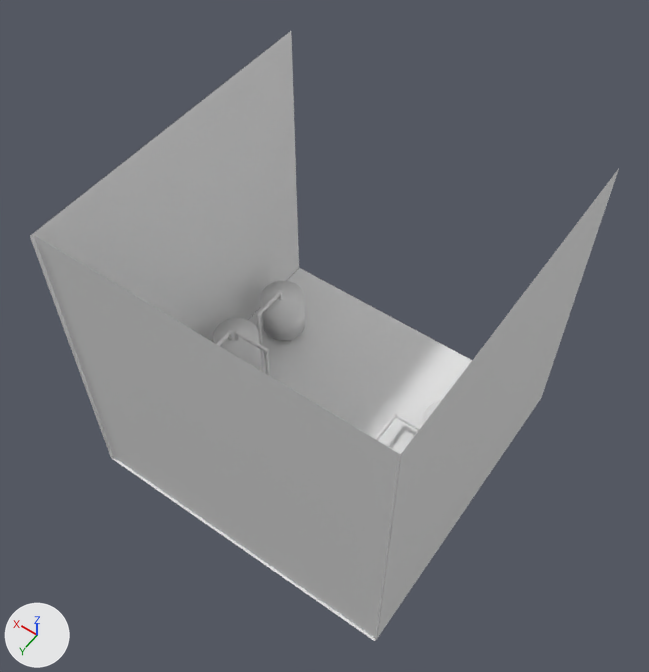
Before and after pictures for a commit that changed the Blender file digital_twin.blend.
The view is the same before and after, from a 50 mm camera at (-20.2, 29.3, 56.4) aimed at (0.3, 0.5, 11.2). Lighting does not change. The marker at lower left points along +X, +Y and +Z.

Names of what the first picture shows: 'back wall', 'feed tank A.002', 'feed tank A.004', 'floor', 'left wall', 'right wall'.
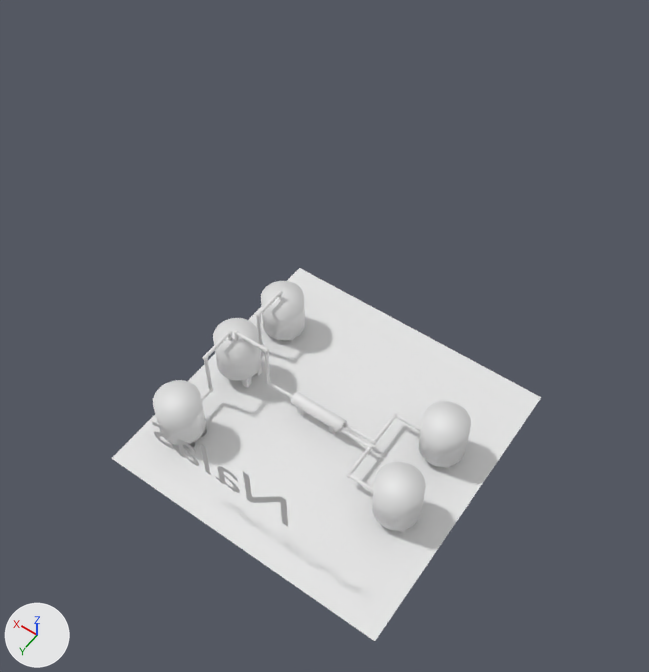
What the commit changed:
Object 'back wall' (ob_back_wall) is deleted.
Object 'left wall' (ob_left_wall) is deleted.
Object 'right wall' (ob_right_wall) is deleted.

Boxes [x1, y1, x2, y2] around the edits, measured in the pictures (649 x 672 px):
'back wall', deleted
    before: [34, 235, 402, 639]
'right wall', deleted
    before: [30, 31, 299, 458]
'left wall', deleted
    before: [375, 169, 619, 641]
'floor', unchanged, uncovered by the edit
    before: [112, 268, 472, 641]
    after: [112, 268, 541, 641]
'feed tank B', unchanged, uncovered by the edit
    after: [372, 462, 426, 531]
'feed tank A', unchanged, uncovered by the edit
    before: [421, 402, 440, 427]
    after: [419, 401, 471, 467]
'feed tank A.001', unchanged, uncovered by the edit
    after: [153, 380, 206, 445]
